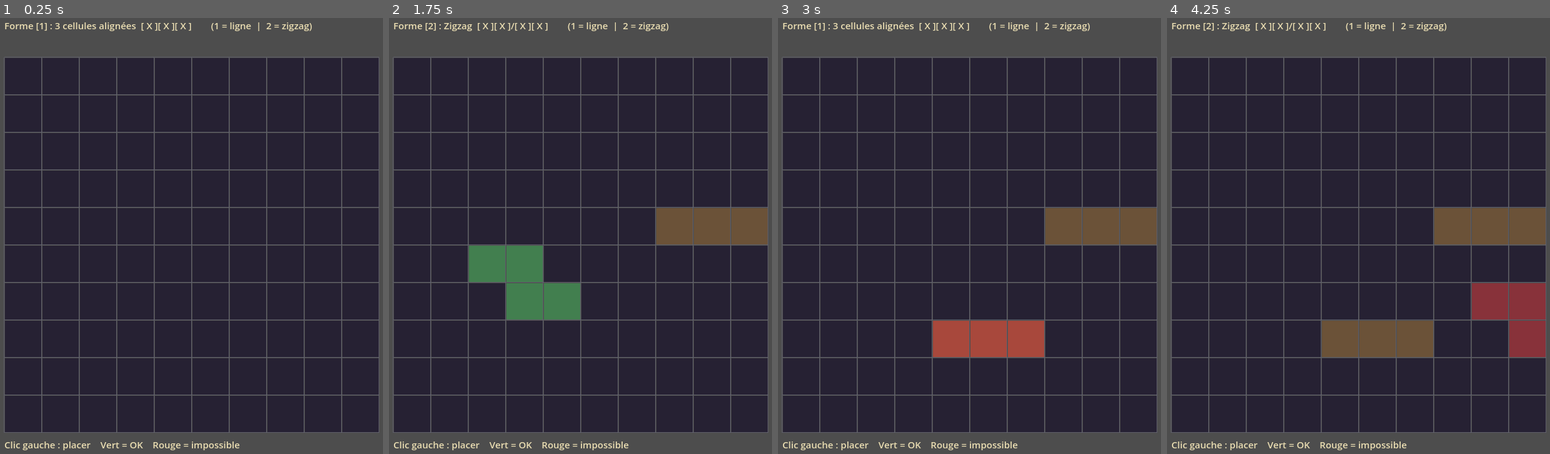
Above: before the commit, frames 1-4 (left to right).
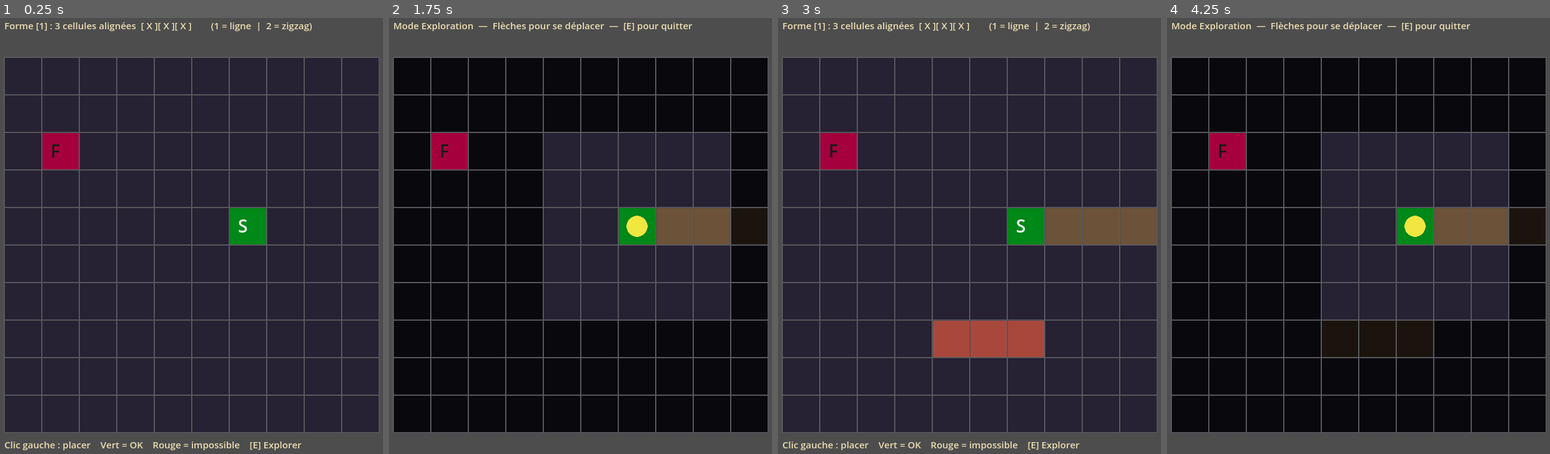
Above: after the commit, the same moments.

Repository: OverAngelix/Godot_Dungeon_Crawler
Game: Godot game, scene res://Scenes/Main.tscn
Two runs of this game, one before a commit and one after it. Both use one fixed random seed, a clock stepped at 60 frames per second and the inputs below.
Inputs (mouse positions are in pixels of both pictures, inside the frame that each line leads up to):
- Up to frame 1 (0.25 s): no input
- Up to frame 2 (1.75 s): tap Enter at 0.5 s; move the mouse to (676, 222) at 0.52 s; hold Right (ui_right) 0.53-1.28 s; tap 1 (line) at 0.6 s; click (676, 222) at 0.67 s; tap 2 (zigzag) at 0.8, 1.35 s; tap Space at 1.25 s; move the mouse to (492, 270) at 1.27 s; hold Down (ui_down) from 1.28 s (still down); tap E (explore, bound only after the commit) at 1.55 s
- Up to frame 3 (3 s): tap Enter at 2 s; move the mouse to (1015, 140) at 2.02 s; release Down (ui_down) at 2.03 s; hold Right (ui_right) 2.03-2.78 s; hold E (explore, bound only after the commit) 2.03-2.78 s; tap 1 (line) at 2.3, 2.85 s; tap Space at 2.75 s; move the mouse to (946, 340) at 2.77 s; hold Up (ui_up) from 2.78 s (still down); click (946, 340) at 2.92 s
- Up to frame 4 (4.25 s): tap 2 (zigzag) at 3.05, 3.6 s; tap Enter at 3.5 s; move the mouse to (1488, 314) at 3.52 s; release Up (ui_up) at 3.53 s; hold Left (ui_left) from 3.53 s (still down); hold E (explore, bound only after the commit) from 3.53 s (still down)

The runs differ from the first frame. In frame 1, 1.7% of the frame differs, in the area x 11-79%, y 26-100%; in frame 2, 62%, in the area x 1-99%, y 0-100%; in frame 3, 1.7%; in frame 4, 62%.

Commit message:
Explorer flat mode and cell_type

Diff:
--- a/Scripts/Grid.gd
+++ b/Scripts/Grid.gd
@@ -1,4 +1,6 @@
 extends Node2D
+
+enum Cell { EMPTY, FLOOR, MONSTER, CHEST }
 
 const GRID_SIZE := 10
 const CELL_SIZE := 60
@@ -10,28 +12,61 @@
 const COLOR_OK      := Color(0.35, 0.80, 0.40, 0.55)
 const COLOR_BAD     := Color(0.85, 0.25, 0.25, 0.55)
 const COLOR_TEXT    := Color(0.92, 0.87, 0.70)
-
-var grid: Array = [] #GRID OF TRUE IF WAY OR FALSE
-var current_shape: int = 1 #SHAPE TO DRAW DUNGEON (LINE OR ZIGZAG)
-var hover_cell := Vector2i(-1, -1) #CELL NO IN GRID
+const COLOR_START   := Color(0.0, 0.535, 0.093, 1.0)
+const COLOR_END     := Color(0.645, 0.0, 0.24, 1.0)
+const COLOR_EXPLORER := Color(0.95, 0.90, 0.25)
+const FOG_RADIUS    := 2
+
+var grid: Array = []  # Array[Array[Cell]]
+var current_shape: int = 1
+var hover_cell := Vector2i(-1, -1)
+
+var start_cell   := Vector2i(-1, -1)
+var end_cell     := Vector2i(-1, -1)
+
+var explore_mode := false
+var explorer_pos := Vector2i(-1, -1)
 
 var shapes := {
-	1: [Vector2i(0, 0), Vector2i(1, 0), Vector2i(2, 0)], # LINE
-	2: [Vector2i(0, 0), Vector2i(1, 0), Vector2i(1, 1), Vector2i(2, 1)] # ZIGZAG
+	1: [Vector2i(0, 0), Vector2i(1, 0), Vector2i(2, 0)],
+	2: [Vector2i(0, 0), Vector2i(1, 0), Vector2i(1, 1), Vector2i(2, 1)]
 }
 
-
-func _ready() -> void: # CREATE A EMPTY GRID OF GRID_SIZE x GRID_SIZE
+var shape_map := { "line": 1, "zigzag": 2 }
+
+
+func _ready() -> void:
 	grid.resize(GRID_SIZE)
 	for row in range(GRID_SIZE):
 		grid[row] = []
 		grid[row].resize(GRID_SIZE)
-		grid[row].fill(false)
-
-var shape_map := { "line": 1, "zigzag": 2 }
+		grid[row].fill(Cell.EMPTY)
+	_place_special_cells()
+
+
+func _place_special_cells() -> void:
+	start_cell = Vector2i(randi() % GRID_SIZE, randi() % GRID_SIZE)
+	while true:
+		end_cell = Vector2i(randi() % GRID_SIZE, randi() % GRID_SIZE)
+		var dist: int = abs(end_cell.x - start_cell.x) + abs(end_cell.y - start_cell.y)
+		if dist >= 6:
+			break
+
 
 func _input(event: InputEvent) -> void:
-	if event is InputEventKey and event.pressed and not event.echo: #CHANGE SHAPE WITH INPUT CONTROLLER
+	if event.is_action_pressed("explore"):
+		explore_mode = not explore_mode
+		if explore_mode:
+			explorer_pos = start_cell
+		queue_redraw()
+		return
+
+	if explore_mode:
+		_handle_explore_input(event)
+		return
+
+	# --- Mode construction ---
+	if event is InputEventKey and event.pressed and not event.echo:
 		for action in shape_map:
 			if event.is_action(action):
 				current_shape = shape_map[action]
@@ -47,6 +82,26 @@
 	if event is InputEventMouseButton:
 		if event.button_index == MOUSE_BUTTON_LEFT and event.pressed:
 			_place_shape(hover_cell)
+
+
+func _handle_explore_input(event: InputEvent) -> void:
+	var dir := Vector2i(0, 0)
+	if event.is_action_pressed("ui_right"): dir = Vector2i(1, 0)
+	elif event.is_action_pressed("ui_left"): dir = Vector2i(-1, 0)
+	elif event.is_action_pressed("ui_down"): dir = Vector2i(0, 1)
+	elif event.is_action_pressed("ui_up"):   dir = Vector2i(0, -1)
+	if dir == Vector2i(0, 0):
+		return
+	var next := explorer_pos + dir
+	if _can_walk(next):
+		explorer_pos = next
+		queue_redraw()
+
+
+func _can_walk(cell: Vector2i) -> bool:
+	if cell.x < 0 or cell.x >= GRID_SIZE or cell.y < 0 or cell.y >= GRID_SIZE:
+		return false
+	return grid[cell.y][cell.x] != Cell.EMPTY or cell == start_cell or cell == end_cell
 
 
 func _get_cell_at(screen_pos: Vector2) -> Vector2i:
@@ -69,7 +124,9 @@
 	for cell in cells:
 		if cell.x < 0 or cell.x >= GRID_SIZE or cell.y < 0 or cell.y >= GRID_SIZE:
 			return false
-		if grid[cell.y][cell.x]:
+		if grid[cell.y][cell.x] != Cell.EMPTY:
+			return false
+		if cell == start_cell or cell == end_cell:
 			return false
 	return true
 
@@ -80,27 +137,55 @@
 	var cells := _get_shape_cells(anchor)
 	if _is_valid(cells):
 		for cell in cells:
-			grid[cell.y][cell.x] = true
+			grid[cell.y][cell.x] = Cell.FLOOR
 		queue_redraw()
 
 
 func _draw() -> void:
+	var font      := ThemeDB.fallback_font
+	var font_size := 15
+
+	# Cellules
 	for row in range(GRID_SIZE):
 		for col in range(GRID_SIZE):
-			var pos := GRID_OFFSET + Vector2(col * CELL_SIZE, row * CELL_SIZE)
+			var pos  := GRID_OFFSET + Vector2(col * CELL_SIZE, row * CELL_SIZE)
 			var rect := Rect2(pos + Vector2(1, 1), Vector2(CELL_SIZE - 2, CELL_SIZE - 2))
-			var color := COLOR_FILLED if grid[row][col] else COLOR_EMPTY
+			var cell_type: Cell = grid[row][col]
+			var color: Color = COLOR_FILLED if cell_type != Cell.EMPTY else COLOR_EMPTY
+
+			if explore_mode:
+				var dist: int = maxi(abs(col - explorer_pos.x), abs(row - explorer_pos.y))
+				if dist > FOG_RADIUS:
+					color = color.darkened(0.75)
+
 			draw_rect(rect, color)
 
-	if hover_cell != Vector2i(-1, -1):
-		var preview_cells := _get_shape_cells(hover_cell)
-		var valid := _is_valid(preview_cells)
-		var preview_color := COLOR_OK if valid else COLOR_BAD
-		for cell in preview_cells:
-			if cell.x >= 0 and cell.x < GRID_SIZE and cell.y >= 0 and cell.y < GRID_SIZE:
-				var pos := GRID_OFFSET + Vector2(cell.x * CELL_SIZE, cell.y * CELL_SIZE)
-				draw_rect(Rect2(pos + Vector2(1, 1), Vector2(CELL_SIZE - 2, CELL_SIZE - 2)), preview_color)
-
+	# Départ
+	var s_pos := GRID_OFFSET + Vector2(start_cell.x * CELL_SIZE, start_cell.y * CELL_SIZE)
+	draw_rect(Rect2(s_pos + Vector2(1, 1), Vector2(CELL_SIZE - 2, CELL_SIZE - 2)), COLOR_START)
+	draw_string(font, s_pos + Vector2(14, 40), "S", HORIZONTAL_ALIGNMENT_LEFT, -1, 28, Color.WHITE)
+
+	# Fin
+	var e_pos := GRID_OFFSET + Vector2(end_cell.x * CELL_SIZE, end_cell.y * CELL_SIZE)
+	draw_rect(Rect2(e_pos + Vector2(1, 1), Vector2(CELL_SIZE - 2, CELL_SIZE - 2)), COLOR_END)
+	draw_string(font, e_pos + Vector2(14, 40), "F", HORIZONTAL_ALIGNMENT_LEFT, -1, 28, Color(0.1, 0.1, 0.1))
+
+	if explore_mode:
+		var ex_center := GRID_OFFSET + Vector2(
+			explorer_pos.x * CELL_SIZE + CELL_SIZE * 0.5,
+			explorer_pos.y * CELL_SIZE + CELL_SIZE * 0.5)
+		draw_circle(ex_center, CELL_SIZE * 0.28, COLOR_EXPLORER)
+	else:
+		if hover_cell != Vector2i(-1, -1):
+			var preview_cells := _get_shape_cells(hover_cell)
+			var valid         := _is_valid(preview_cells)
+			var preview_color := COLOR_OK if valid else COLOR_BAD
+			for cell in preview_cells:
+				if cell.x >= 0 and cell.x < GRID_SIZE and cell.y >= 0 and cell.y < GRID_SIZE:
+					var pos := GRID_OFFSET + Vector2(cell.x * CELL_SIZE, cell.y * CELL_SIZE)
+					draw_rect(Rect2(pos + Vector2(1, 1), Vector2(CELL_SIZE - 2, CELL_SIZE - 2)), preview_color)
+
+	# Grille
 	var grid_end := GRID_OFFSET + Vector2(GRID_SIZE * CELL_SIZE, GRID_SIZE * CELL_SIZE)
 	for i in range(GRID_SIZE + 1):
 		var x := GRID_OFFSET.x + i * CELL_SIZE
@@ -108,17 +193,18 @@
 		draw_line(Vector2(x, GRID_OFFSET.y), Vector2(x, grid_end.y), COLOR_LINE)
 		draw_line(Vector2(GRID_OFFSET.x, y), Vector2(grid_end.x, y), COLOR_LINE)
 
-	var font := ThemeDB.fallback_font
-	var font_size := 15
-	var shape_label := "3 cellules alignées  [ X ][ X ][ X ]" if current_shape == 1 \
-		else "Zigzag  [ X ][ X ]/[ X ][ X ]"
-	draw_string(font,
-		Vector2(GRID_OFFSET.x, 35),
-		"Forme [%d] : %s        (1 = ligne  |  2 = zigzag)" % [current_shape, shape_label],
-		HORIZONTAL_ALIGNMENT_LEFT, -1, font_size, COLOR_TEXT)
-
+	# UI texte
 	var legend_y := GRID_OFFSET.y + GRID_SIZE * CELL_SIZE + 25
-	draw_string(font,
-		Vector2(GRID_OFFSET.x, legend_y),
-		"Clic gauche : placer    Vert = OK    Rouge = impossible",
-		HORIZONTAL_ALIGNMENT_LEFT, -1, font_size, COLOR_TEXT)
+	if explore_mode:
+		draw_string(font, Vector2(GRID_OFFSET.x, 35),
+			"Mode Exploration  —  Flèches pour se déplacer  —  [E] pour quitter",
+			HORIZONTAL_ALIGNMENT_LEFT, -1, font_size, COLOR_TEXT)
+	else:
+		var shape_label := "3 cellules alignées  [ X ][ X ][ X ]" if current_shape == 1 \
+			else "Zigzag  [ X ][ X ]/[ X ][ X ]"
+		draw_string(font, Vector2(GRID_OFFSET.x, 35),
+			"Forme [%d] : %s        (1 = ligne  |  2 = zigzag)" % [current_shape, shape_label],
+			HORIZONTAL_ALIGNMENT_LEFT, -1, font_size, COLOR_TEXT)
+		draw_string(font, Vector2(GRID_OFFSET.x, legend_y),
+			"Clic gauche : placer    Vert = OK    Rouge = impossible    [E] Explorer",
+			HORIZONTAL_ALIGNMENT_LEFT, -1, font_size, COLOR_TEXT)
--- a/project.godot
+++ b/project.godot
@@ -32,6 +32,11 @@
 "events": [Object(InputEventKey,"resource_local_to_scene":false,"resource_name":"","device":-1,"window_id":0,"alt_press …(192 unchanged characters)…
 ]
 }
+explore={
+"deadzone": 0.2,
+"events": [Object(InputEventKey,"resource_local_to_scene":false,"resource_name":"","device":-1,"window_id":0,"alt_pressed":false,"shift_pressed":false,"ctrl_pressed":false,"meta_pressed":false,"pressed":false,"keycode":0,"physical_keycode":69,"key_label":0,"unicode":101,"location":0,"echo":false,"script":null)
+]
+}
 
 [physics]
 
Not shown, changed: .gitignore
